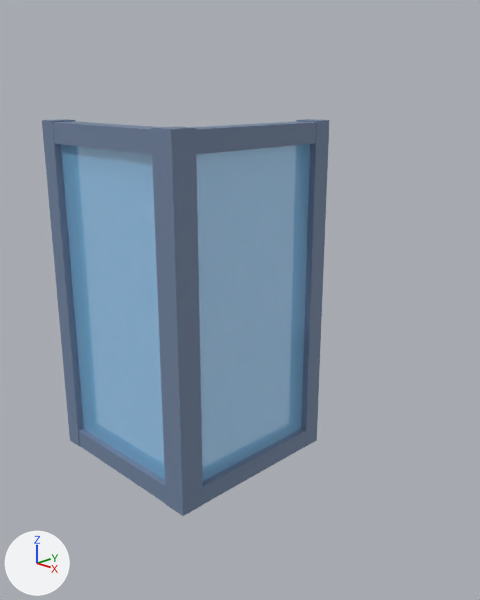
The Blender file models/objects/01_window_corner.blend, before and after one commit.
One viewpoint serves both versions: a camera (50 mm lens) standing at (3.04, -2.49, 2.73) and looking at (-0.13, 0.66, 1.29). The lights are fixed; the arrows at lower left show +X, +Y and +Z. The first picture is the older version.

In view in the first picture: 'part_1', 'part_2', 'part_3', 'part_4', 'part_5', 'part_6', 'part_7', 'part_8', 'part_9'.
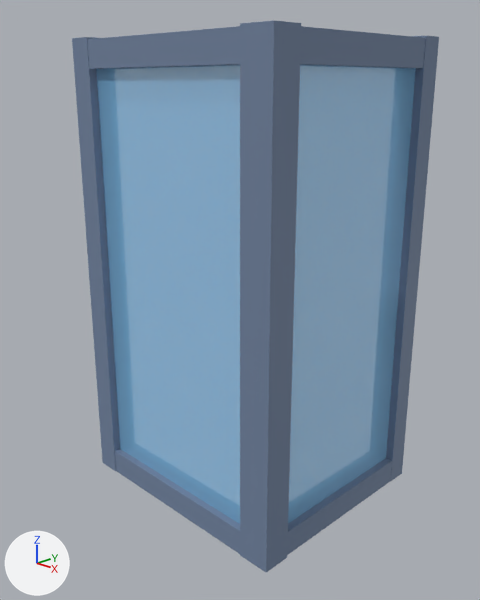
Where the change shows, as pixel boxes (x1, y1, x2, y2) in the pictures (480 x 600 px):
'part_2', moved
    before: (196, 144, 310, 481)
    after: (288, 65, 416, 523)
'part_1', moved
    before: (61, 144, 165, 480)
    after: (96, 65, 240, 524)
'part_9', moved
    before: (151, 126, 203, 516)
    after: (240, 21, 301, 572)
'part_8', moved, rescaled
    before: (296, 119, 329, 447)
    after: (386, 36, 439, 481)
'part_7', moved
    before: (42, 119, 84, 446)
    after: (72, 37, 120, 471)
'part_3', moved
    before: (53, 121, 156, 154)
    after: (87, 26, 240, 69)
'part_4', moved
    before: (192, 121, 316, 155)
    after: (300, 26, 426, 68)
'part_6', moved, rescaled (29% taller)
    before: (203, 429, 306, 504)
    after: (287, 458, 392, 555)
'part_5', moved
    before: (79, 429, 166, 504)
    after: (115, 449, 240, 554)

Diff of the bpy script that builds the scene:
```diff
--- a/models/objects/01_window_corner.blend.py
+++ b/models/objects/01_window_corner.blend.py
@@ ob_part_1 @@
 ob_part_1 = bpy.data.objects.new('part_1', me_part_1_008)
-ob_part_1.parent = ob_world
+ob_part_1.parent = ob_world_010
 ob_part_1.location = (-0.62, -1.2, 0.0)
@@ ob_part_2 @@
 ob_part_2 = bpy.data.objects.new('part_2', me_part_2_007)
-ob_part_2.parent = ob_world
+ob_part_2.parent = ob_world_010
 ob_part_2.location = (0.0, -1.2, 0.62)
@@ ob_part_3 @@
 ob_part_3 = bpy.data.objects.new('part_3', me_part_3_007)
-ob_part_3.parent = ob_world
+ob_part_3.parent = ob_world_010
 ob_part_3.location = (-0.612, -2.42, 0.0)
@@ ob_part_4 @@
 ob_part_4 = bpy.data.objects.new('part_4', me_part_4_007)
-ob_part_4.parent = ob_world
+ob_part_4.parent = ob_world_010
 ob_part_4.location = (0.0, -2.42, 0.616)
@@ ob_part_5 @@
 ob_part_5 = bpy.data.objects.new('part_5', me_part_5_008)
-ob_part_5.parent = ob_world
+ob_part_5.parent = ob_world_010
 ob_part_5.location = (-0.614, -0.07, 0.0)
@@ ob_part_6 @@
 ob_part_6 = bpy.data.objects.new('part_6', me_part_6_006)
-ob_part_6.parent = ob_world
+ob_part_6.parent = ob_world_010
 ob_part_6.location = (0.0, -0.07, 0.613)
-ob_part_6.scale = (0.972, 1.0, 1.0)
+ob_part_6.scale = (0.882, 1.0, 1.0)
@@ ob_part_7 @@
 ob_part_7 = bpy.data.objects.new('part_7', me_part_7_005)
-ob_part_7.parent = ob_world
+ob_part_7.parent = ob_world_010
 ob_part_7.location = (-1.25, -1.25, 0.0)
@@ ob_part_8 @@
 ob_part_8 = bpy.data.objects.new('part_8', me_part_8_004)
-ob_part_8.parent = ob_world
+ob_part_8.parent = ob_world_010
 ob_part_8.location = (0.0, -1.25, 1.25)
+ob_part_8.scale = (0.908, 1.0, 1.0)
@@ ob_part_9 @@
 ob_part_9 = bpy.data.objects.new('part_9', me_part_9_003)
-ob_part_9.parent = ob_world
+ob_part_9.parent = ob_world_010
 ob_part_9.location = (0.0, -1.25, 0.0)
@@ ob_world_010 @@
+ob_world_010 = bpy.data.objects.new('world.010', None)
+ob_world_010.location = (0.74, 0.0, 0.0)
+ob_world_010.rotation_euler = (-1.571, 0.0, 0.0)  # degrees (-90, 0, 0)
+ob_world_010.scale = (1.2, 1.2, 1.05)
```
